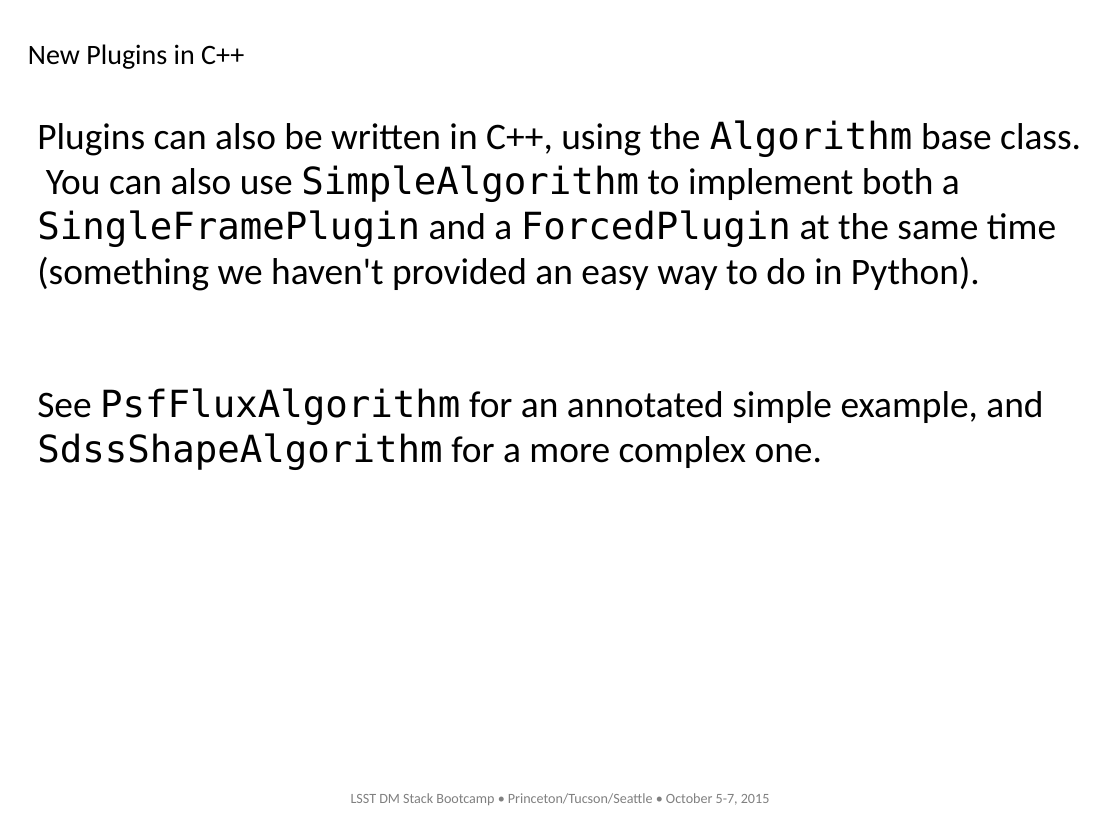
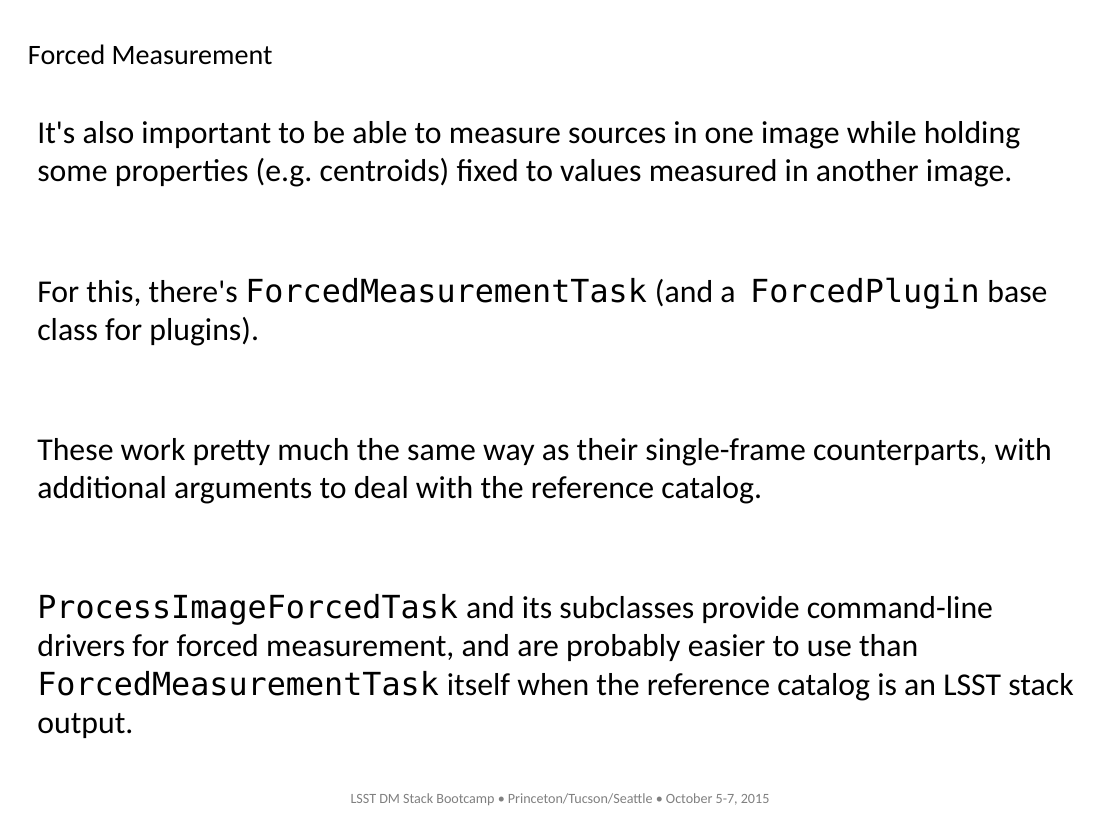
Before and after one commit to lsst-dm/Oct15_bootcamp, a slide deck: slide 38 of measurement/measurement.odp (slide 35 before the commit). Drawn at 1120x840 pixels with LibreOffice and Linux fonts; fonts in the diff are those of the drawing; background and template pictures are left out. Boxes give left, top, right and bottom in pixels: in the first picture for what was removed or moved away, otherwise in the second. Text is boxed around its words. In the diff, an @@ line names an element or a change of style, - is before the commit and + after.

Commit message:
Polish and complete first ~60% of measurement/tables slides.
Measurement section is now complete; time for a tutorial on tables.

```diff
--- a/measurement/measurement.odp
+++ b/measurement/measurement.odp
@@ title at bbox=[28, 44, 273, 65]: text changed @@
-New Plugins in C++
+Forced Measurement
@@ text at bbox=[37, 121, 1073, 738]: text changed; size 26.5 to 22.5 pt @@
-Plugins can also be written in C++, using the Algorithm base class. You can also use SimpleAlgorithm to implement both a SingleFramePlugin and a ForcedPlugin at the same time (something we haven't provided an easy way to do in Python).
-See PsfFluxAlgorithm for an annotated simple example, and SdssShapeAlgorithm for a more complex one.
+It's also important to be able to measure sources in one image while holding some properties (e.g. centroids) fixed to values measured in another image.
+For this, there's ForcedMeasurementTask (and a ForcedPlugin base class for plugins).
+These work pretty much the same way as their single-frame counterparts, with additional arguments to deal with the reference catalog.
+ProcessImageForcedTask and its subclasses provide command-line drivers for forced measurement, and are probably easier to use than ForcedMeasurementTask itself when the reference catalog is an LSST stack output.
```
Also in this commit, not shown: 5 other slides changed, 3 slides added, 1 other file.
